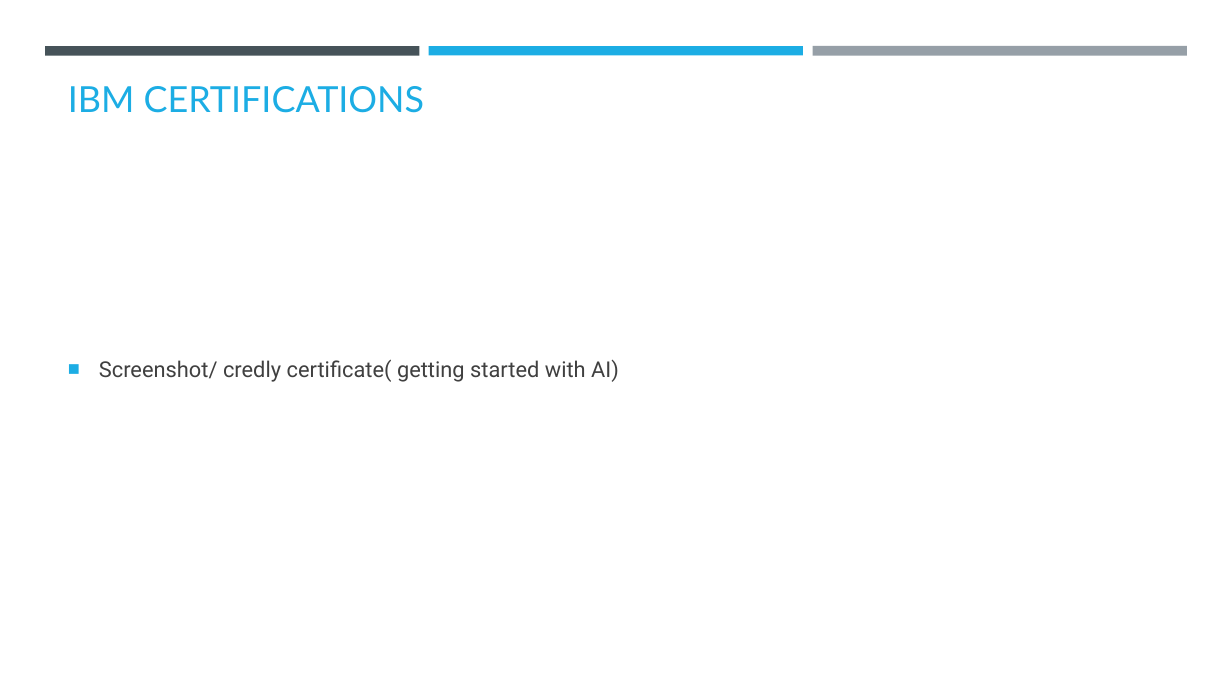
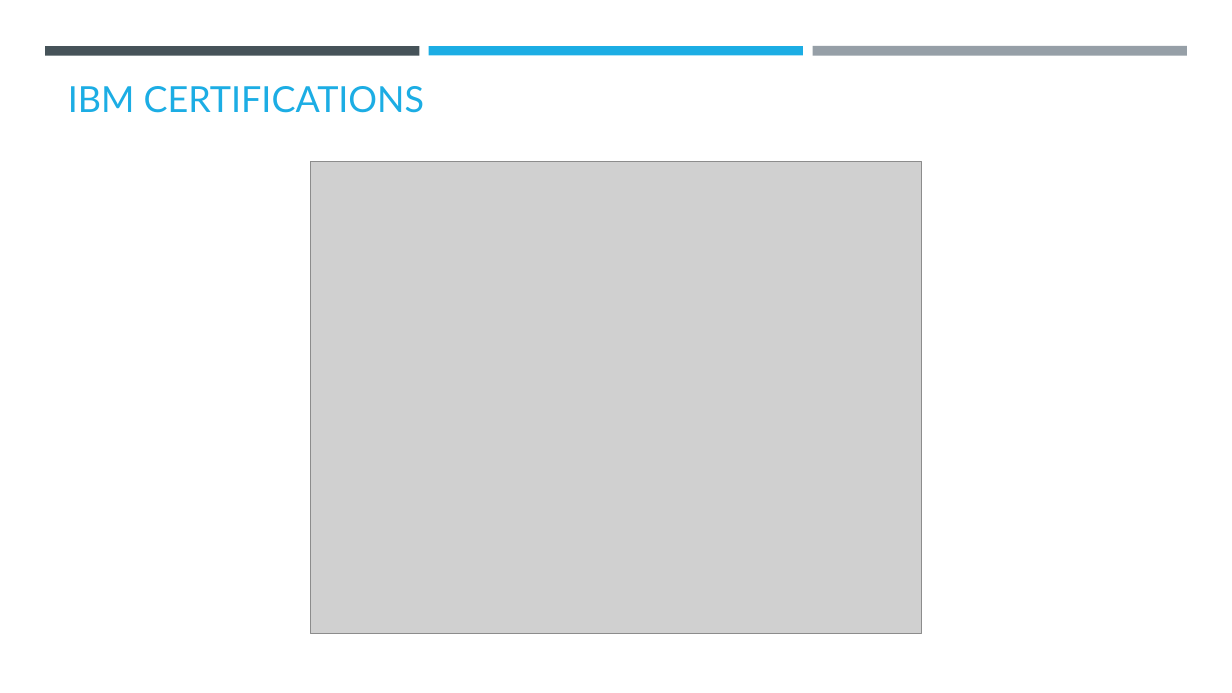
Before and after one commit to Shreyayadav111/ECO_AGENT, a slide deck: slide 15 of ECO_LIFESTYLE(SHREYA YADAV).pptx. Drawn at 1232x693 pixels with LibreOffice and Linux fonts; fonts in the diff are those of the drawing; grey boxes stand for pictures; background and template pictures are left out. Boxes give left, top, right and bottom in pixels: in the first picture for what was removed or moved away, otherwise in the second. Text is boxed around its words. In the diff, an @@ line names an element or a change of style, - is before the commit and + after.

```diff
--- a/ECO_LIFESTYLE(SHREYA YADAV).pptx
+++ b/ECO_LIFESTYLE(SHREYA YADAV).pptx
@@ picture added at (311, 162, 921, 634) @@
@@ text removed at (99, 359, 619, 382) @@
-■ Screenshot/ credly certificate( getting started with AI)
```
Also in this commit, not shown: 8 other slides changed, 5 slides added, 5 slides removed, 1 other file.
